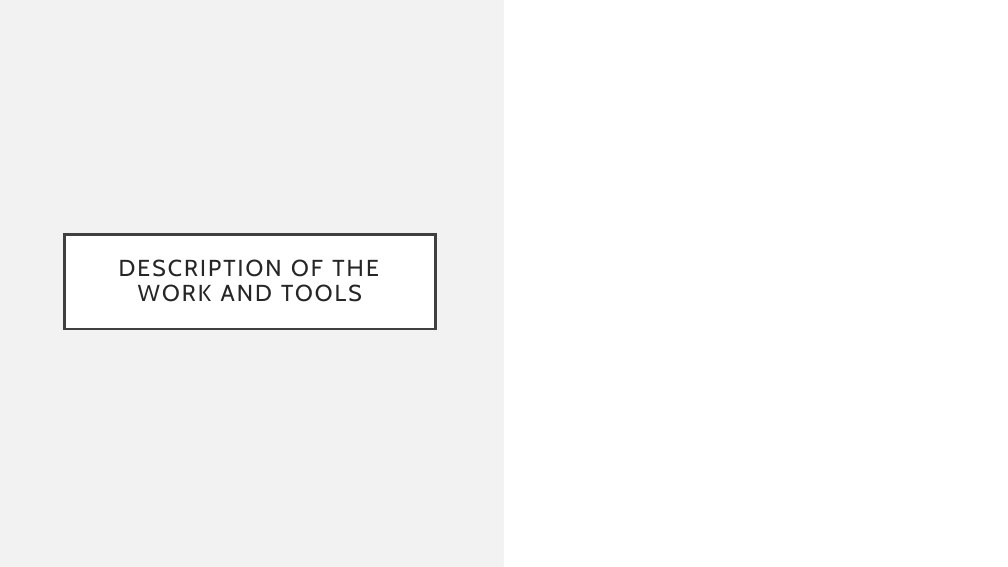
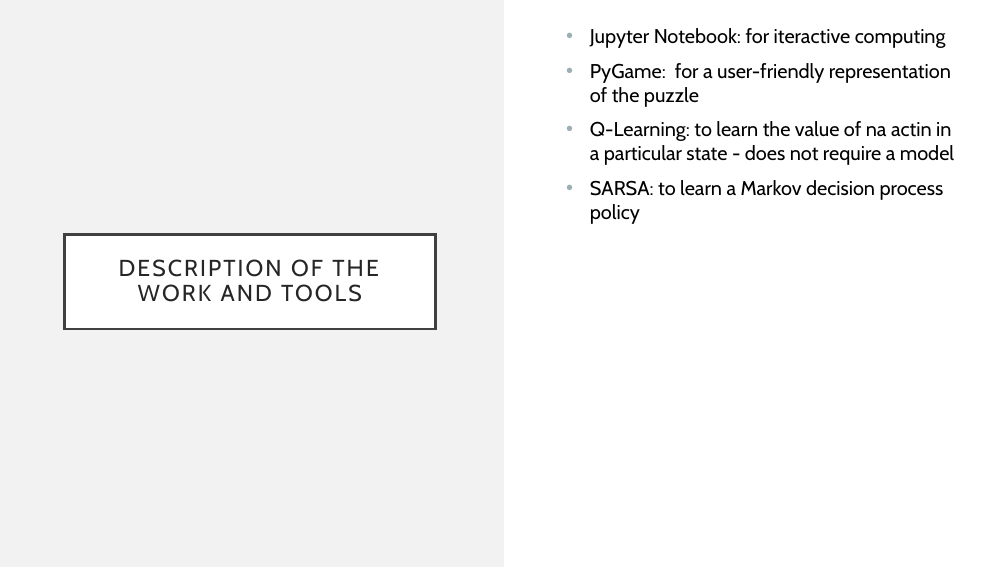
Before and after one commit to caroucintra/IART-PROJ2, a slide deck: slide 5 of docs/FirstCheckpoint.pptm. Drawn at 1008x567 pixels with LibreOffice and Linux fonts; fonts in the diff are those of the drawing. Boxes give left, top, right and bottom in pixels: in the first picture for what was removed or moved away, otherwise in the second. Text is boxed around its words. In the diff, an @@ line names an element or a change of style, - is before the commit and + after.

Commit message:
Updated checkpoint1

```diff
--- a/docs/FirstCheckpoint.pptm
+++ b/docs/FirstCheckpoint.pptm
@@ text added at (590, 28, 954, 224), 19 pt, text #000000 @@
+• Jupyter Notebook: for iteractive computing
+• PyGame: for a user-friendly representation of the puzzle
+• Q-Learning: to learn the value of na actin in a particular state - does not require a model
+• SARSA: to learn a Markov decision process policy
```
